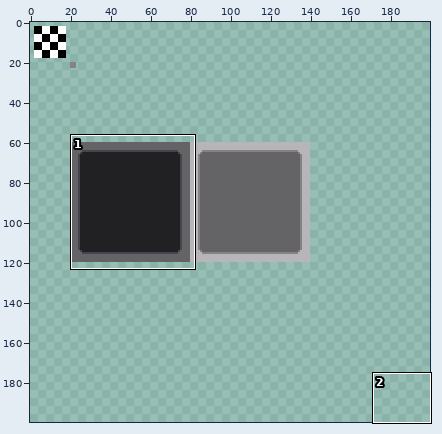
Sprite sheet -- Slime_Invasion/tilesets/tl_dungeonTileset/output_tileset.png. The picture above shows the old version from afar; the outline marks the close-up.
Close-up. As it was:
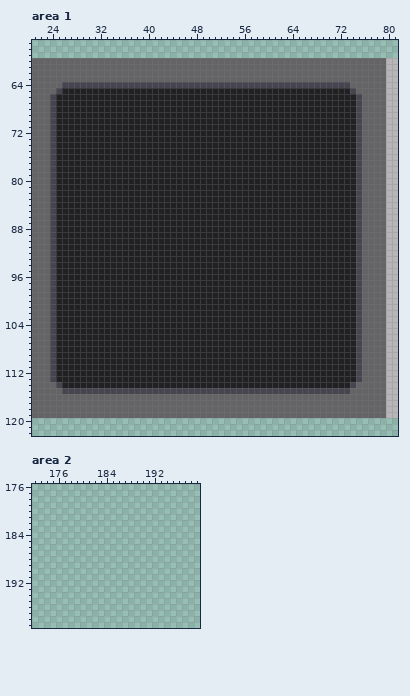
The file is 200x200 pixels. Shown: area 1: x 21..81, y 57..122; area 2: x 172..199, y 176..199.
The result:
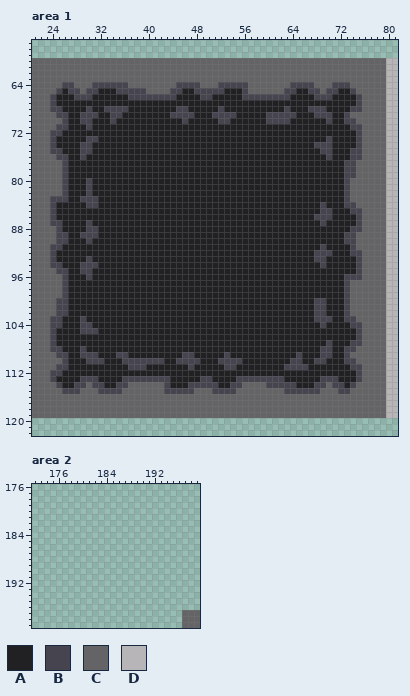
Palette (. is transparent): A #212123  B #45444f  C #646365  D #b8b5b9
Edits made:
Changed rows in their new state; - is an unchanged pixel.
Area 1:
first column x 24:
 64 ----CCC------CCCCCCCC----CCC-----CCCCCCC----CCC-----
 65 ---BBCBB---BBBBBCCCCBB--BBBBB---BCCCCCCBB--BBCBB----
 66 ----BBB------BBBBBBBB----BB-----BBBBBBBB----BBB-----
 68 -B----B--BBBB--------BB-----B----------B---BBB----B-
 69 CBB--BBB--BB--------BBBB---BBBB-----BBBBB---BBB--BCC
 70 CCB--BB---B-----------B-----BB------BBBB------B--BBC
 71 CBB---B-------------------------------------------B-
 72 -B--------------------------------------------------
 73 ------BB--------------------------------------B-----
 74 -----BB-------------------------------------BBB-----
 75 -B---BB--------------------------------------BB---B-
 76 CBB--B----------------------------------------B---B-
 77 CCB----------------------------------------------BBC
 78 CCB----------------------------------------------BBC
 79 CCB----------------------------------------------BBC
 80 CCB---B------------------------------------------BCC
 81 CCB---B------------------------------------------BCC
 82 CCB---B------------------------------------------BCC
 83 -BB--BBB-----------------------------------------BCC
 84 ------BB-------------------------------------B---BBC
 85 ---------------------------------------------BB---B-
 86 --------------------------------------------BBB-----
 87 -B----B--------------------------------------B------
 88 CB----BB------------------------------------------B-
 89 CBB--BBB-----------------------------------------BBC
 90 CBB---B------------------------------------------BBC
 91 -B-------------------------------------------B----BC
 92 --------------------------------------------BBB---B-
 93 ------B-------------------------------------BB------
 94 -B---BBB-------------------------------------B------
 95 CBB--BB---------------------------------------------
 96 CCB---B------------------------------------------BB-
 97 CCB----------------------------------------------BCC
 98 CCB----------------------------------------------BCC
 99 CCB----------------------------------------------BCC
100 CBB-----------------------------------------BB---BCC
101 CBB-----------------------------------------BB---BCC
102 CBB-----------------------------------------BB---BCC
103 -B---B--------------------------------------BBB--BBC
104 -B---BB--------------------------------------B----B-
105 -----BBB--------------------------------------------
107 ----------------------------------------------B---B-
108 -B---B---------------------------------------BB--BBC
109 CBB--BBB---BB---------BB-----B-----------B---BB--BCC
110 CCB---BBB---BBBBBBB--BBBB---BBBB--------BB--BB---BBC
111 CBB----------BBB-------B-----BB--------BBBB-------B-
112 -B--------------------------------------------------
113 -----BBB----BBBBBBBB-----BB----BBBBBBBB------BBB----
114 ----BBCBB--BBCCCCCCB---BBBBB--BBCCCCBBBBB---BBCBB---
115 -----CCC----CCCCCCC-----CCC----CCCCCCCC------CCC----
Area 2:
first column x 197:
197 CCC
198 CCC
199 CCC
Boxes around the changes in both close-ups, in picture pixels (x1, y1, x2, y2):
changed: (50, 82, 362, 394)
added: (182, 610, 200, 628)
